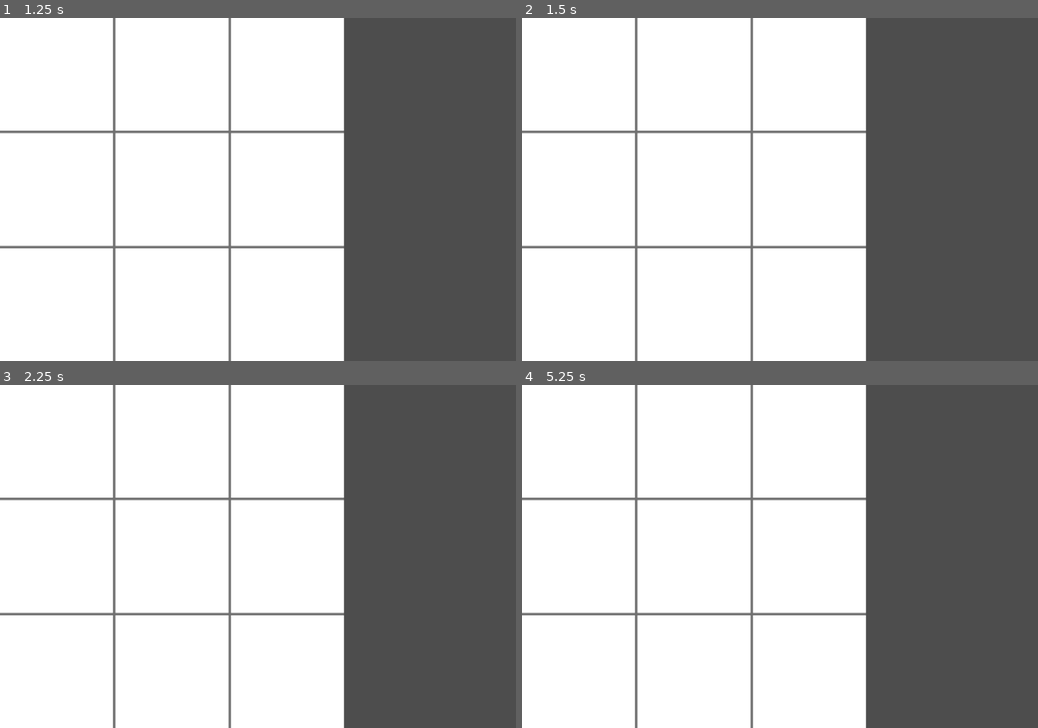
Above: before the commit, frames 1-4 (two rows, left to right).
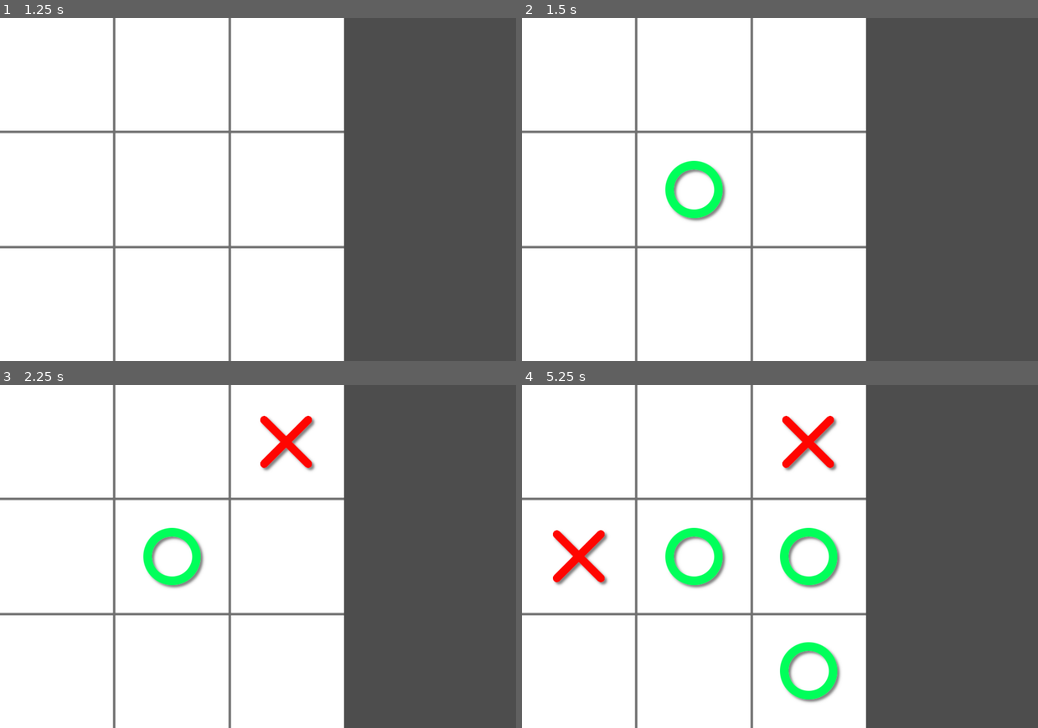
Above: after the commit, the same moments.

Repository: LuznPaulino/Tic-Tac
Game: Godot game, scene res://Scenes/Main.tscn
Two runs of this game, one before a commit and one after it. Both use one fixed random seed, a clock stepped at 60 frames per second and the inputs below.
Inputs (mouse positions are in pixels of both pictures, inside the frame that each line leads up to):
- Up to frame 1 (1.25 s): tap Enter at 0.5 s; move the mouse to (371, 172) at 0.52 s; click (371, 172) at 0.67 s
- Up to frame 2 (1.5 s): tap Space at 1.25 s; move the mouse to (676, 206) at 1.27 s; click (676, 206) at 1.42 s
- Up to frame 3 (2.25 s): tap Enter at 2 s; move the mouse to (309, 481) at 2.02 s; click (309, 481) at 2.17 s
- Up to frame 4 (5.25 s): tap Space at 2.75, 4.25 s; move the mouse to (754, 625) at 2.77 s; click (754, 625) at 2.92 s; tap Enter at 3.5 s; move the mouse to (934, 607) at 3.52 s; click (934, 607) at 3.67 s; move the mouse to (625, 505) at 4.27 s; click (625, 505) at 4.42 s; move the mouse to (805, 556) at 5.02 s; click (805, 556) at 5.17 s

Frame 1 is identical in both runs. In frame 2, 1.1% of the frame differs, in the area x 27-40%, y 41-60%; in frame 3, 1.9%; in frame 4, 4.9%, in the area x 6-62%, y 9-93%.

Commit message:
Script Updates
Added a ton of inputs into the main script:

Player input variety (Player1 and Player2), board detection, cell size, game reset, grid array for memory.

Diff:
--- a/simple-hard/Scenes/Main.tscn
+++ b/simple-hard/Scenes/Main.tscn
@@ -1,10 +1,14 @@
-[gd_scene load_steps=3 format=3 uid="uid://0fbq0cfsblfa"]
+[gd_scene load_steps=5 format=3 uid="uid://0fbq0cfsblfa"]
 
 [ext_resource type="Script" uid="uid://brx13bn2eooq5" path="res://Scripts/main.gd" id="1_bo1nx"]
 [ext_resource type="PackedScene" uid="uid://dpcle5eh63wae" path="res://Scenes/board.tscn" id="1_jjgbg"]
+[ext_resource type="PackedScene" uid="uid://bjb7r78qoptlg" path="res://Scenes/circle.tscn" id="2_jjvhh"]
+[ext_resource type="PackedScene" uid="uid://xgl256dase5m" path="res://Scenes/cross.tscn" id="3_kry3j"]
 
 [node name="Main" type="Node"]
 script = ExtResource("1_bo1nx")
+circleScene = ExtResource("2_jjvhh")
+crossScene = ExtResource("3_kry3j")
 
 [node name="Board" parent="." instance=ExtResource("1_jjgbg")]
 position = Vector2(300, 300)
--- a/simple-hard/Scripts/main.gd
+++ b/simple-hard/Scripts/main.gd
@@ -1,18 +1,51 @@
 extends Node
-var board_size: int
-# Called when the node enters the scene tree for the first time.
-func _ready() -> void:
-	#When the game starts
-	board_size = $Board.texture.get_width()
-	print(board_size)
+
+# BRINGS IN DIFFERENT SCENES INSTEAD OF LINKING
+@export var circleScene: PackedScene
+@export var crossScene: PackedScene
 
 
-# Called every frame. 'delta' is the elapsed time since the previous frame.
+var player: int # PLAYER(S) CLICKS
+var gridDate: Array # GRID
+var gridPosition: Vector2i # POSITIONS
+var boardSize: int # BOARD
+var cellSize: int # CELLS
+
+func _ready() -> void:
+	boardSize = $Board.texture.get_width()
+	cellSize = boardSize/3
+	newGame()
+
 func _process(delta: float) -> void:
 	pass
 
+# CHECKS THE INPUT OF CLICKS + GRIDLOCK POSITIONS
 func _input(event):
 	if event is InputEventMouseButton:
 		if event.button_index == MOUSE_BUTTON_LEFT and event.pressed:
-			if event.position.x < board_size:
-				print(event.position)
+			if event.position.x < boardSize:
+				gridPosition = Vector2i(event.position / cellSize)
+				if gridDate[gridPosition.y][gridPosition.x] == 0:
+					gridDate[gridPosition.y][gridPosition.x] = player
+					createMarker(player, gridPosition * cellSize + Vector2i(cellSize/2, cellSize/2))
+					player *= -1
+					print(gridDate)
+
+#STARTS THE GAME BOARD ARRAY AT 0
+func newGame():
+	player = 1
+	gridDate = [[0,0,0],
+				[0,0,0],
+				[0,0,0]
+				]
+
+# MAKES THE X AND 0 APPEAR ON THE BOARD
+func createMarker(player, position):
+	if player == 1:
+		var circle = circleScene.instantiate()
+		circle.position = position
+		add_child(circle)
+	if player == -1:
+		var cross = crossScene.instantiate()
+		cross.position = position
+		add_child(cross)
